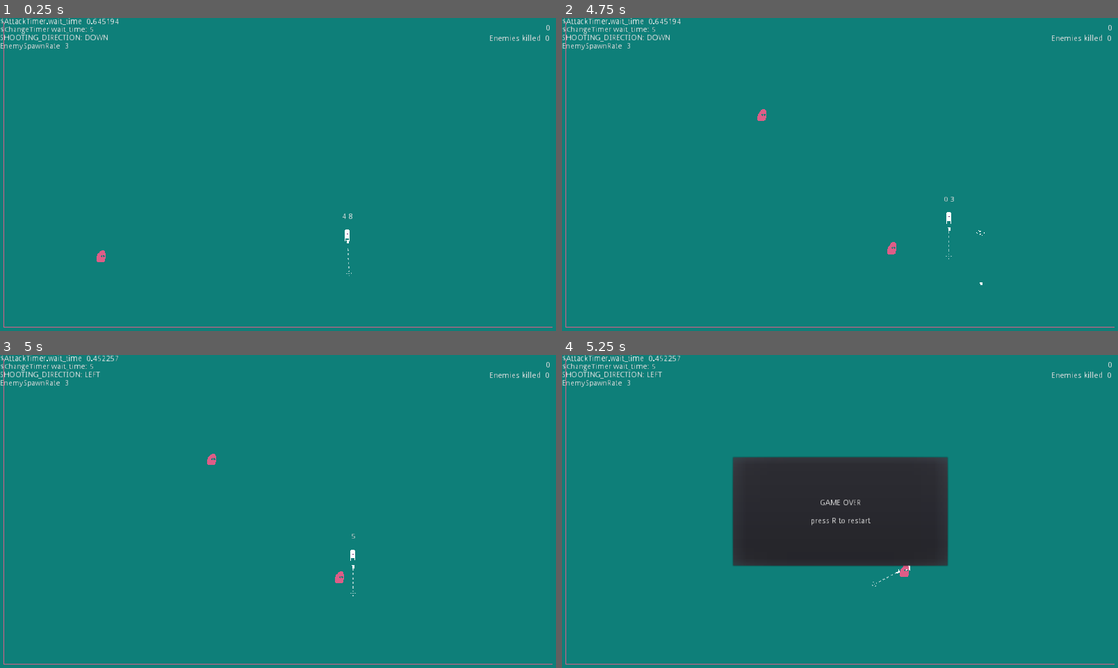
Above: before the commit, frames 1-4 (two rows, left to right).
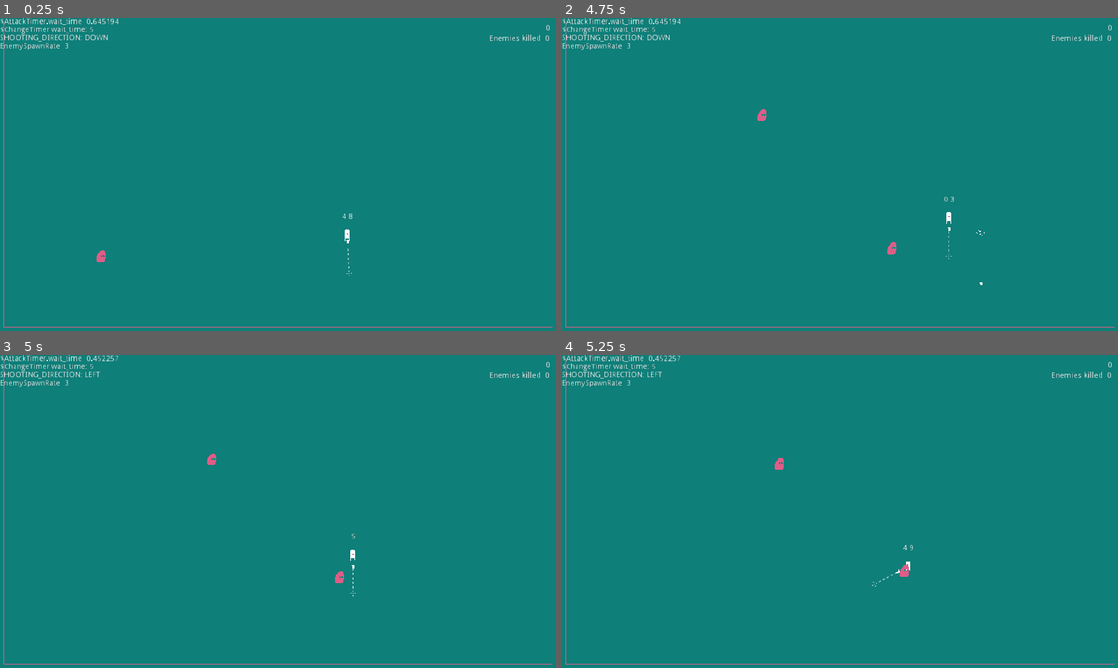
Above: after the commit, the same moments.

Repository: skarnl/gmtk-game-jam
Game: Godot game, scene res://screens/splash.tscn
Two runs of this game, one before a commit and one after it. Both use one fixed random seed, a clock stepped at 60 frames per second and the inputs below. Sound files missing from this copy of the repository are replaced by a short silence.
Inputs:
- Up to frame 1 (0.25 s): no input
- Up to frame 2 (4.75 s): tap Enter at 0.5 s; hold Right (ui_right) 0.53-1.28 s; tap Space at 1.25 s; hold Down (ui_down) 1.28-2.03 s; hold Right (ui_right) 2.03-2.78 s; hold Up (ui_up) 2.78-3.53 s; hold Left (ui_left) from 3.53 s (still down)
- Up to frame 3 (5 s): keep holding Left (ui_left)
- Up to frame 4 (5.25 s): release Left (ui_left) at 5.03 s; hold Down (ui_down) from 5.03 s (still down)

Frames 1-3 are identical in both runs. In frame 4, 14% of the frame differs, in the area x 30-70%, y 32-68%.
Error after the commit: Attempt to call function 'play' in base 'null instance' on a null instance. (res://screens/game/game.gd:151)

Commit message:
Add player die sound

Diff:
--- a/screens/game/game.gd
+++ b/screens/game/game.gd
@@ -148,6 +148,7 @@
 			_set_paused(false)
 
 func _show_game_over():
+	$PlayerDie.play()
 	$'../HUD/GameOver/PopupDialog'.popup()
 
 func _hide_game_over():
Not shown, added: assets/sounds/player_die.wav.import
Not shown, added: assets/sounds/player_die.wav
